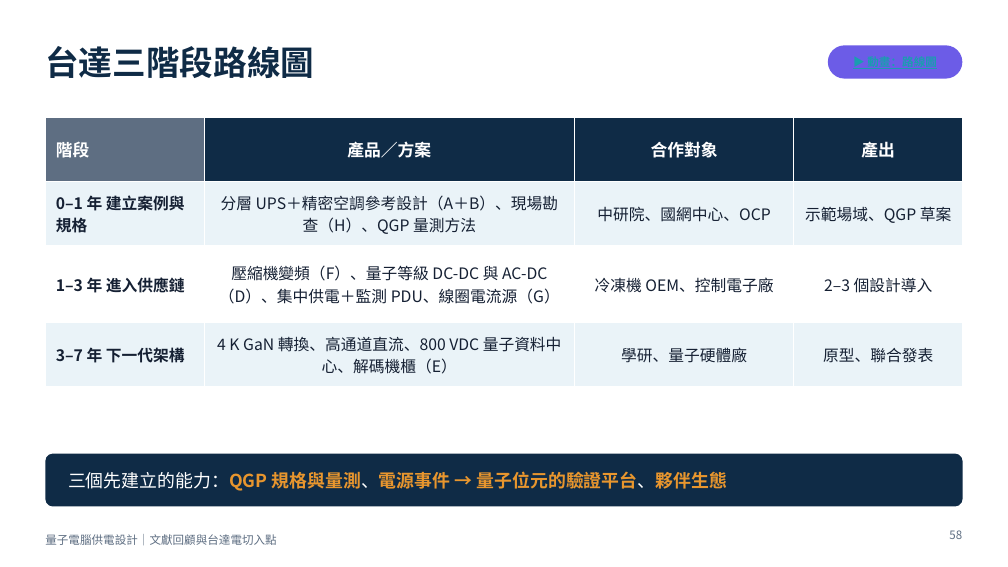
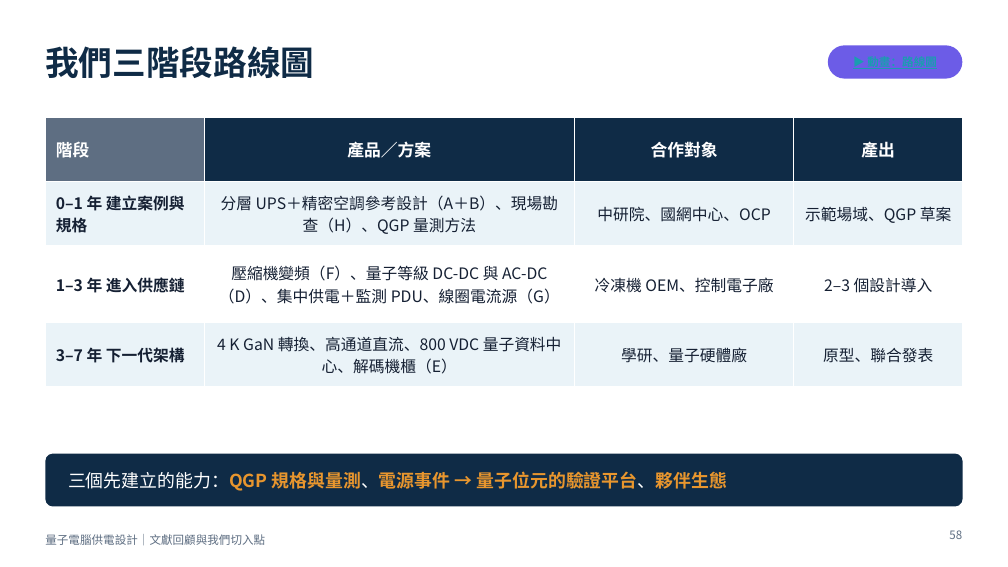
Before and after one commit to pcpcchen-coder/QuantumComputing, a slide deck: slide 58 of slides/output/qc-power-supply-delta.pptx. Drawn at 1008x567 pixels with LibreOffice and Linux fonts; fonts in the diff are those of the drawing. Boxes give left, top, right and bottom in pixels: in the first picture for what was removed or moved away, otherwise in the second. Text is boxed around its words. In the diff, an @@ line names an element or a change of style, - is before the commit and + after.

```diff
--- a/slides/output/qc-power-supply-delta.pptx
+++ b/slides/output/qc-power-supply-delta.pptx
@@ title at [45, 46, 314, 78]: text changed @@
-台達三階段路線圖
+我們三階段路線圖
@@ text at [45, 534, 265, 545]: text changed @@
-量子電腦供電設計｜文獻回顧與台達電切入點
+量子電腦供電設計｜文獻回顧與我們切入點
```
Also in this commit, not shown: 76 other slides changed, 8 other files.
